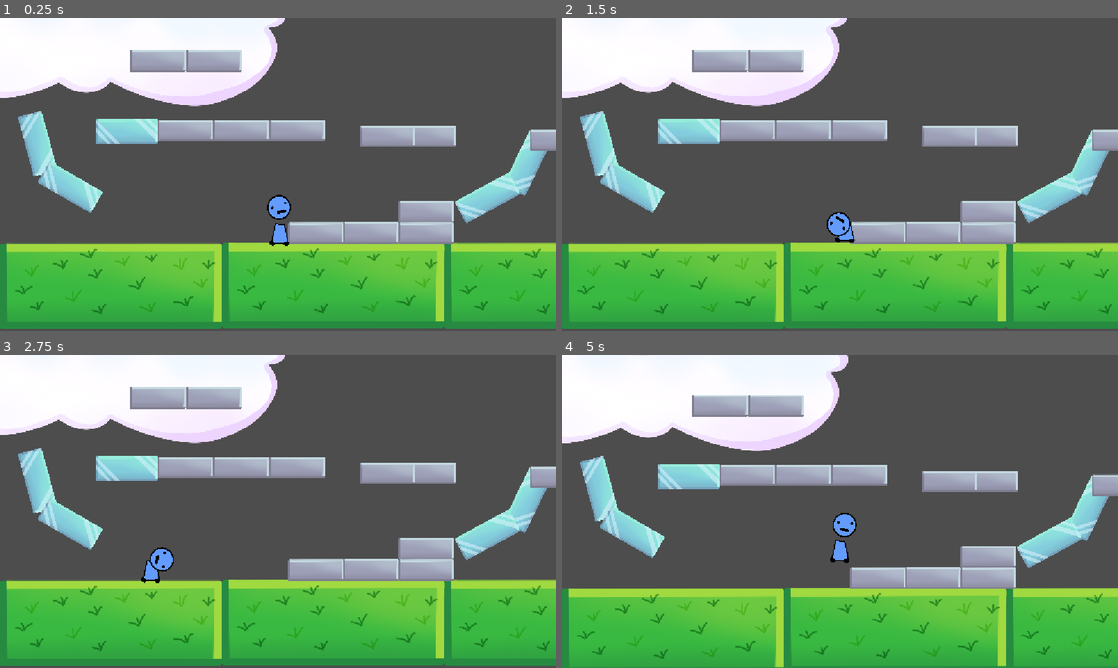
Above: before the commit, frames 1-4 (two rows, left to right).
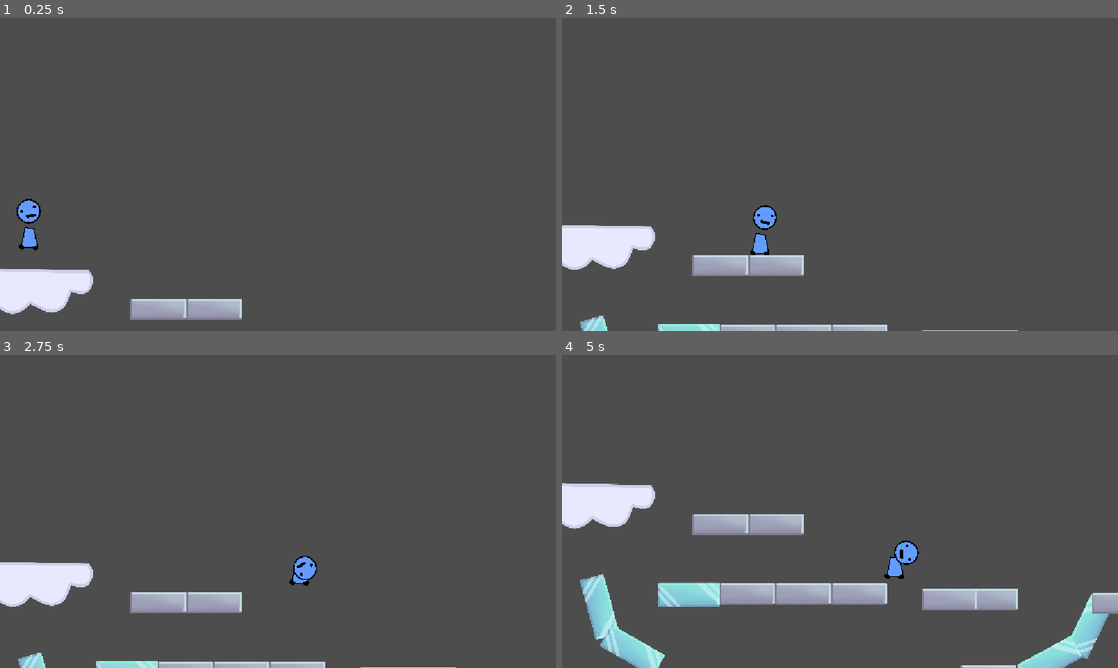
Above: after the commit, the same moments.

Repository: average4136/head-over-heels-game
Game: Godot game, scene res://Scenes/playtest_level.tscn
Same seed, same stepped clock (60 frames per second), same inputs: the game is played once before the commit and once after it. This scene is started directly instead of the project's main scene.
Inputs (mouse positions are in pixels of both pictures, inside the frame that each line leads up to):
- Up to frame 1 (0.25 s): no input
- Up to frame 2 (1.5 s): tap Enter (ui_accept) at 0.5 s; move the mouse to (962, 158) at 0.52 s; hold D (move_right) from 0.53 s (still down); click (962, 158) at 0.67 s; tap Space (jump) at 0.77 s; move the mouse to (728, 190) at 1.27 s
- Up to frame 3 (2.75 s): tap Space (jump) at 1.52 s; move the mouse to (333, 442) at 2.02 s; release D (move_right) at 2.03 s; hold A (move_left) from 2.03 s (still down)
- Up to frame 4 (5 s): move the mouse to (812, 574) at 2.77 s; release A (move_left) at 2.78 s; hold D (move_right) 2.78-4.28 s; click (812, 574) at 2.92 s; tap Space (jump) at 3.02, 3.77, 4.52 s; move the mouse to (1006, 558) at 3.52 s; move the mouse to (673, 464) at 4.27 s; hold A (move_left) from 4.28 s (still down)

The runs differ from the first frame. In frame 1, 51% of the frame differs, in the area x 0-100%, y 0-100%; in frame 2, 52%; in frame 3, 51%; in frame 4, 53%.

Commit message:
added a few block scenes: no functionality

Diff:
--- /dev/null
+++ b/Scenes/Objects/Flower_block.tscn
@@ -0,0 +1,16 @@
+[gd_scene format=3 uid="uid://bojp3x15s10ef"]
+
+[ext_resource type="Texture2D" uid="uid://dhiflrhc2p2mn" path="res://Assets/Platform Images/flower platform.png" id="1_uaxrx"]
+
+[node name="Node2D" type="Node2D" unique_id=869359985]
+
+[node name="StaticBody2D" type="StaticBody2D" parent="." unique_id=1603588711]
+
+[node name="CollisionPolygon2D" type="CollisionPolygon2D" parent="StaticBody2D" unique_id=818120618]
+position = Vector2(128, -48)
+polygon = PackedVector2Array(0, 0, -128, 0, -248, 0, -256, 24, -256, 48, -144, 48, -64, 48, -16, 48, 0, 32)
+
+[node name="Sprite2D" type="Sprite2D" parent="StaticBody2D/CollisionPolygon2D" unique_id=605662171]
+position = Vector2(-128.62704, 49.187508)
+scale = Vector2(0.24205364, 0.27613348)
+texture = ExtResource("1_uaxrx")
--- /dev/null
+++ b/Scenes/Objects/Green_block.tscn
@@ -0,0 +1,18 @@
+[gd_scene format=3 uid="uid://cdimgs0cna7jf"]
+
+[ext_resource type="Texture2D" uid="uid://e5nqa7fviolx" path="res://Assets/Platform Images/green block.png" id="1_5esjn"]
+
+[sub_resource type="RectangleShape2D" id="RectangleShape2D_00yqa"]
+size = Vector2(256, 96)
+
+[node name="Node2D" type="Node2D" unique_id=1923038160]
+
+[node name="StaticBody2D" type="StaticBody2D" parent="." unique_id=1438826690]
+
+[node name="CollisionShape2D" type="CollisionShape2D" parent="StaticBody2D" unique_id=2110442451]
+shape = SubResource("RectangleShape2D_00yqa")
+
+[node name="Sprite2D" type="Sprite2D" parent="StaticBody2D/CollisionShape2D" unique_id=192147303]
+position = Vector2(-3.9999938, 6.4373016e-06)
+scale = Vector2(0.1425662, 0.22260872)
+texture = ExtResource("1_5esjn")
--- /dev/null
+++ b/Scenes/Objects/Grey_block.tscn
@@ -0,0 +1,18 @@
+[gd_scene format=3 uid="uid://d3eu5ubs45wai"]
+
+[ext_resource type="Texture2D" uid="uid://cmw024r1naf17" path="res://Assets/Platform Images/grey block.png" id="1_4l63d"]
+
+[sub_resource type="RectangleShape2D" id="RectangleShape2D_3v8ao"]
+size = Vector2(256, 96)
+
+[node name="Node2D" type="Node2D" unique_id=1185949341]
+
+[node name="StaticBody2D" type="StaticBody2D" parent="." unique_id=1489019359]
+
+[node name="CollisionShape2D" type="CollisionShape2D" parent="StaticBody2D" unique_id=1245934842]
+shape = SubResource("RectangleShape2D_3v8ao")
+
+[node name="Sprite2D" type="Sprite2D" parent="StaticBody2D/CollisionShape2D" unique_id=49199068]
+position = Vector2(7.999999, 1.364242e-12)
+scale = Vector2(0.14621106, 0.22260872)
+texture = ExtResource("1_4l63d")
--- /dev/null
+++ b/Scenes/Objects/Leaf_block.tscn
@@ -0,0 +1,15 @@
+[gd_scene format=3 uid="uid://cwbv4iwydbj34"]
+
+[ext_resource type="Texture2D" uid="uid://c4bg66vyxvnfx" path="res://Assets/Platform Images/leaf platform.png" id="1_7eegw"]
+
+[node name="Node2D" type="Node2D" unique_id=292330263]
+
+[node name="StaticBody2D" type="StaticBody2D" parent="." unique_id=350888657]
+
+[node name="CollisionPolygon2D" type="CollisionPolygon2D" parent="StaticBody2D" unique_id=194909954]
+polygon = PackedVector2Array(0, 0, 128, 0, 128, 8, 120, 24, 96, 48, 64, 64, 40, 64, 16, 64, -16, 56, -40, 40, -72, 16, -80, 8, -128, 8, -128, 0)
+
+[node name="Sprite2D" type="Sprite2D" parent="StaticBody2D/CollisionPolygon2D" unique_id=268404567]
+position = Vector2(4.623948, 31.794878)
+scale = Vector2(0.20443456, 0.19893254)
+texture = ExtResource("1_7eegw")
--- /dev/null
+++ b/Scenes/Objects/blue_block.tscn
@@ -0,0 +1,19 @@
+[gd_scene format=3 uid="uid://dh3th1iwygrwr"]
+
+[ext_resource type="Texture2D" uid="uid://dgc84brbg7euh" path="res://Assets/Platform Images/blue block.png" id="1_yt66n"]
+
+[sub_resource type="RectangleShape2D" id="RectangleShape2D_00yqa"]
+size = Vector2(256, 96)
+
+[node name="Blue_block" type="Node2D" unique_id=602105709]
+
+[node name="StaticBody2D" type="StaticBody2D" parent="." unique_id=633991044]
+
+[node name="CollisionShape2D" type="CollisionShape2D" parent="StaticBody2D" unique_id=816723700]
+shape = SubResource("RectangleShape2D_00yqa")
+
+[node name="Sprite2D" type="Sprite2D" parent="StaticBody2D/CollisionShape2D" unique_id=1967883090]
+
+[node name="BlueBlock" type="Sprite2D" parent="StaticBody2D/CollisionShape2D/Sprite2D" unique_id=1966445378]
+scale = Vector2(0.14335491, 0.21333334)
+texture = ExtResource("1_yt66n")
--- /dev/null
+++ b/Scenes/Objects/cloud_block.tscn
@@ -0,0 +1,16 @@
+[gd_scene format=3 uid="uid://0djhqq0lcepc"]
+
+[ext_resource type="Texture2D" uid="uid://cv115sc0t1ndu" path="res://Assets/Platform Images/cloud platform.png" id="1_g7vtq"]
+
+[node name="Cloud block" type="Node2D" unique_id=532234708]
+
+[node name="StaticBody2D" type="StaticBody2D" parent="." unique_id=2033928933]
+
+[node name="CollisionPolygon2D" type="CollisionPolygon2D" parent="StaticBody2D" unique_id=1064193431]
+position = Vector2(8, -8)
+polygon = PackedVector2Array(120, -40, -136, -40, -136, 0, -64, 32, 32, 32, 120, 8)
+
+[node name="Sprite2D" type="Sprite2D" parent="StaticBody2D/CollisionPolygon2D" unique_id=271466713]
+position = Vector2(-3.9999895, 3.4843755)
+scale = Vector2(0.25157234, 0.29024282)
+texture = ExtResource("1_g7vtq")
--- a/Scenes/playtest_level.tscn
+++ b/Scenes/playtest_level.tscn
@@ -3,7 +3,7 @@
 [ext_resource type="PackedScene" uid="uid://bxxdsh4xifwoa" path="res://Scenes/Entities/Guy.tscn" id="1_h3lg6"]
 [ext_resource type="Texture2D" uid="uid://bvhsuxpp5ta4c" path="res://Assets/Hannah's Drawn Assets/grass block.png" id="2_iabvn"]
 [ext_resource type="PackedScene" uid="uid://bqg68mukgpldk" path="res://Scenes/Objects/stone_platform.tscn" id="3_h3lg6"]
-[ext_resource type="Texture2D" uid="uid://cphuuhqlegouj" path="res://Assets/Hannah's Drawn Assets/cloud.png" id="4_82pr1"]
+[ext_resource type="PackedScene" uid="uid://0djhqq0lcepc" path="res://Scenes/Objects/cloud_block.tscn" id="5_fhco1"]
 [ext_resource type="PackedScene" uid="uid://dqyftoe55durm" path="res://Scenes/Objects/ice_block.tscn" id="5_kptn1"]
 
 [sub_resource type="WorldBoundaryShape2D" id="WorldBoundaryShape2D_fa70v"]
@@ -79,11 +79,6 @@
 position = Vector2(504, -87)
 scale = Vector2(0.5, 0.5)
 
-[node name="Cloud" type="Sprite2D" parent="Start area" unique_id=354234418]
-position = Vector2(-651, -788)
-scale = Vector2(0.670205, 0.6756624)
-texture = ExtResource("4_82pr1")
-
 [node name="Stone platform2" parent="Start area" unique_id=859276587 instance=ExtResource("3_h3lg6")]
 position = Vector2(48, -87)
 scale = Vector2(0.5, 0.5)
@@ -96,16 +91,12 @@
 position = Vector2(800, -152.00002)
 rotation = -0.49741885
 
-[node name="StaticBody2D" parent="Start area/StaticBody2D" unique_id=616558851 instance=ExtResource("5_kptn1")]
-position = Vector2(800, -152.00002)
-rotation = -0.49741885
-
 [node name="Stone platform11" parent="Start area" unique_id=2099971156 instance=ExtResource("3_h3lg6")]
 position = Vector2(-496, -512)
 scale = Vector2(0.5, 0.5)
 
 [node name="Guy" parent="." unique_id=1796156875 instance=ExtResource("1_h3lg6")]
-position = Vector2(6, -3)
+position = Vector2(-1032, -1032)
 
 [node name="Stone platform9" parent="." unique_id=951645800 instance=ExtResource("3_h3lg6")]
 position = Vector2(-376, -800)
@@ -118,46 +109,14 @@
 [node name="StaticBody2D" parent="." unique_id=981093684 instance=ExtResource("5_kptn1")]
 position = Vector2(-704, -464)
 
-[node name="StaticBody2D" parent="StaticBody2D" unique_id=1340290292 instance=ExtResource("5_kptn1")]
-position = Vector2(800, -152.00002)
-rotation = -0.49741885
-
 [node name="StaticBody2D2" parent="." unique_id=1845799887 instance=ExtResource("5_kptn1")]
 position = Vector2(-1015.99994, -487.99997)
 rotation = 1.3089969
-
-[node name="StaticBody2D" parent="StaticBody2D2" unique_id=736037312 instance=ExtResource("5_kptn1")]
-position = Vector2(800, -152.00002)
-rotation = -0.49741885
-
-[node name="StaticBody2D2" parent="StaticBody2D2" unique_id=41753447 instance=ExtResource("5_kptn1")]
-position = Vector2(-1048, -528)
-rotation = 1.3089969
-
-[node name="StaticBody2D" parent="StaticBody2D2/StaticBody2D2" unique_id=441051708 instance=ExtResource("5_kptn1")]
-position = Vector2(800, -152.00002)
-rotation = -0.49741885
-
-[node name="StaticBody2D3" parent="StaticBody2D2" unique_id=375681684 instance=ExtResource("5_kptn1")]
-position = Vector2(-1015.99994, -487.99997)
-rotation = 1.3089969
-
-[node name="StaticBody2D" parent="StaticBody2D2/StaticBody2D3" unique_id=490907715 instance=ExtResource("5_kptn1")]
-position = Vector2(800, -152.00002)
-rotation = -0.49741885
-
-[node name="StaticBody2D2" parent="StaticBody2D2/StaticBody2D3" unique_id=333722743 instance=ExtResource("5_kptn1")]
-position = Vector2(-1048, -528)
-rotation = 1.3089969
-
-[node name="StaticBody2D" parent="StaticBody2D2/StaticBody2D3/StaticBody2D2" unique_id=755148654 instance=ExtResource("5_kptn1")]
-position = Vector2(800, -152.00002)
-rotation = -0.49741885
 
 [node name="StaticBody2D3" parent="." unique_id=265079889 instance=ExtResource("5_kptn1")]
 position = Vector2(-928, -272)
 rotation = 0.5235988
 
-[node name="StaticBody2D" parent="StaticBody2D3" unique_id=1868234778 instance=ExtResource("5_kptn1")]
-position = Vector2(800, -152.00002)
-rotation = -0.49741885
+[node name="Cloud block" parent="." unique_id=532234708 instance=ExtResource("5_fhco1")]
+position = Vector2(-1016, -824)
+scale = Vector2(1.8864782, 1.8864782)
